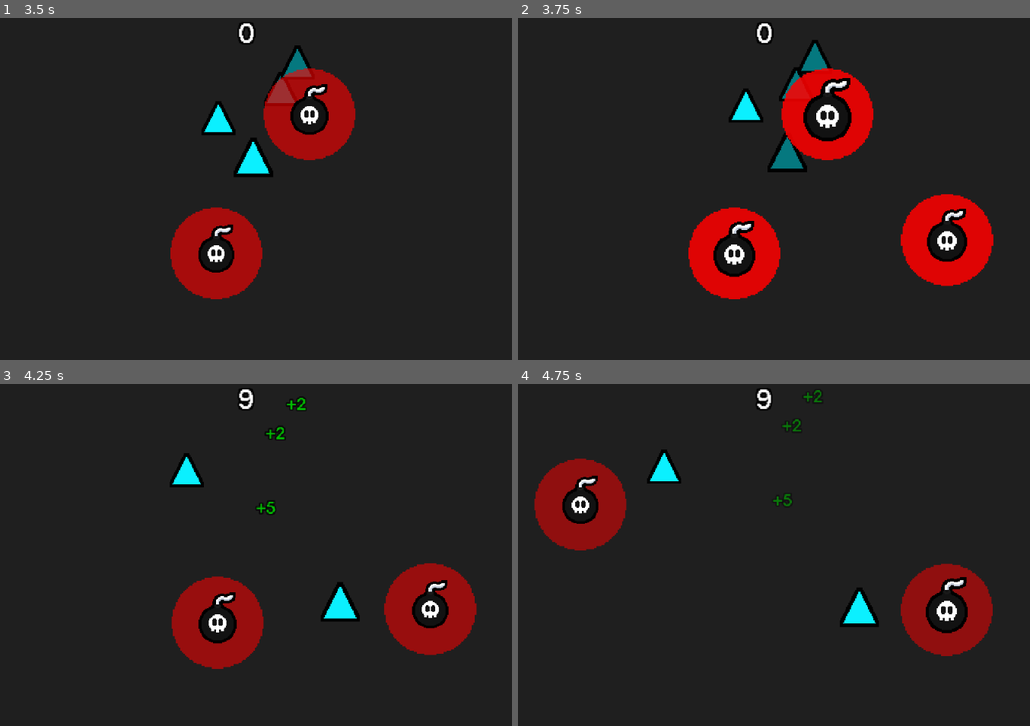
Above: before the commit, frames 1-4 (two rows, left to right).
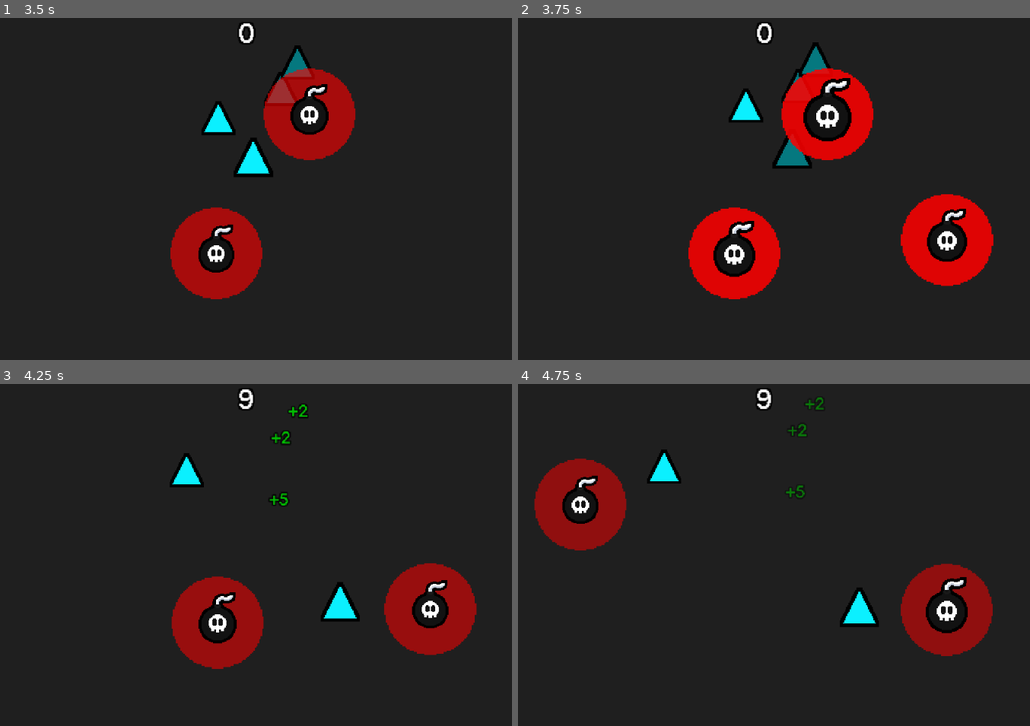
Above: after the commit, the same moments.

Repository: SpicyTime/BlastForge
Game: Godot game, scene res://main/main.tscn
The game is run twice, just before and just after one commit, with the same random seed, the same clock (stepped at 60 frames per second) and the same inputs. The engine's default icon, where the game draws it, is replaced by a stand-in: a white triangle on a blue panel in a dark square.
Inputs (mouse positions are in pixels of both pictures, inside the frame that each line leads up to):
- Up to frame 1 (3.5 s): tap Enter at 0.5 s; move the mouse to (378, 171) at 0.52 s; click (378, 171) at 0.6 s; move the mouse to (122, 206) at 1.27 s; click (122, 206) at 1.35 s; move the mouse to (307, 113) at 2.02 s; click (307, 113) at 2.1 s; move the mouse to (215, 257) at 2.77 s; click (215, 257) at 2.85 s
- Up to frame 2 (3.75 s): move the mouse to (948, 240) at 3.52 s; click (948, 240) at 3.6 s
- Up to frame 3 (4.25 s): no input
- Up to frame 4 (4.75 s): move the mouse to (579, 503) at 4.27 s; click (579, 503) at 4.35 s

Frame 1 is identical in both runs. In frame 2, 0.6% of the frame differs, in the area x 48-62%, y 6-46%; in frame 3, 0.3%; in frame 4, 0.3%.

Commit message:
Breakables no longer get pushed when also inside the explosion area

Diff:
--- a/explosives/explosive.gd
+++ b/explosives/explosive.gd
@@ -74,7 +74,7 @@
 
 
 func _on_explosion_push_area_body_entered(body: Node2D) -> void:
-	if body is Breakable:
+	if body is Breakable and not body in explosion_area_hitbox.get_overlapping_bodies():
 		body = body as Breakable
 		body.move_direction = position.direction_to(body.position)
 		var push_force: float = 8.75
